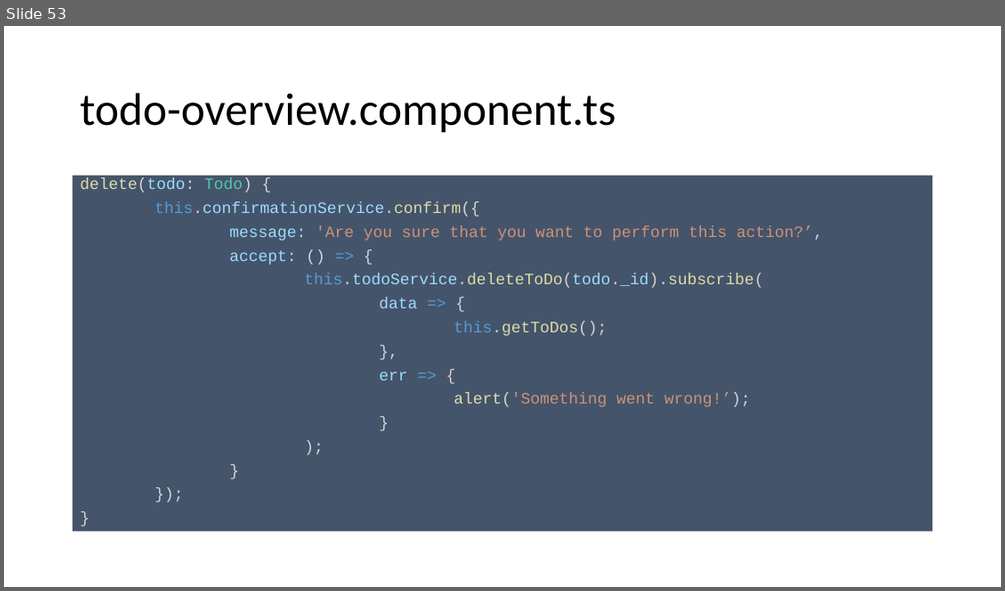
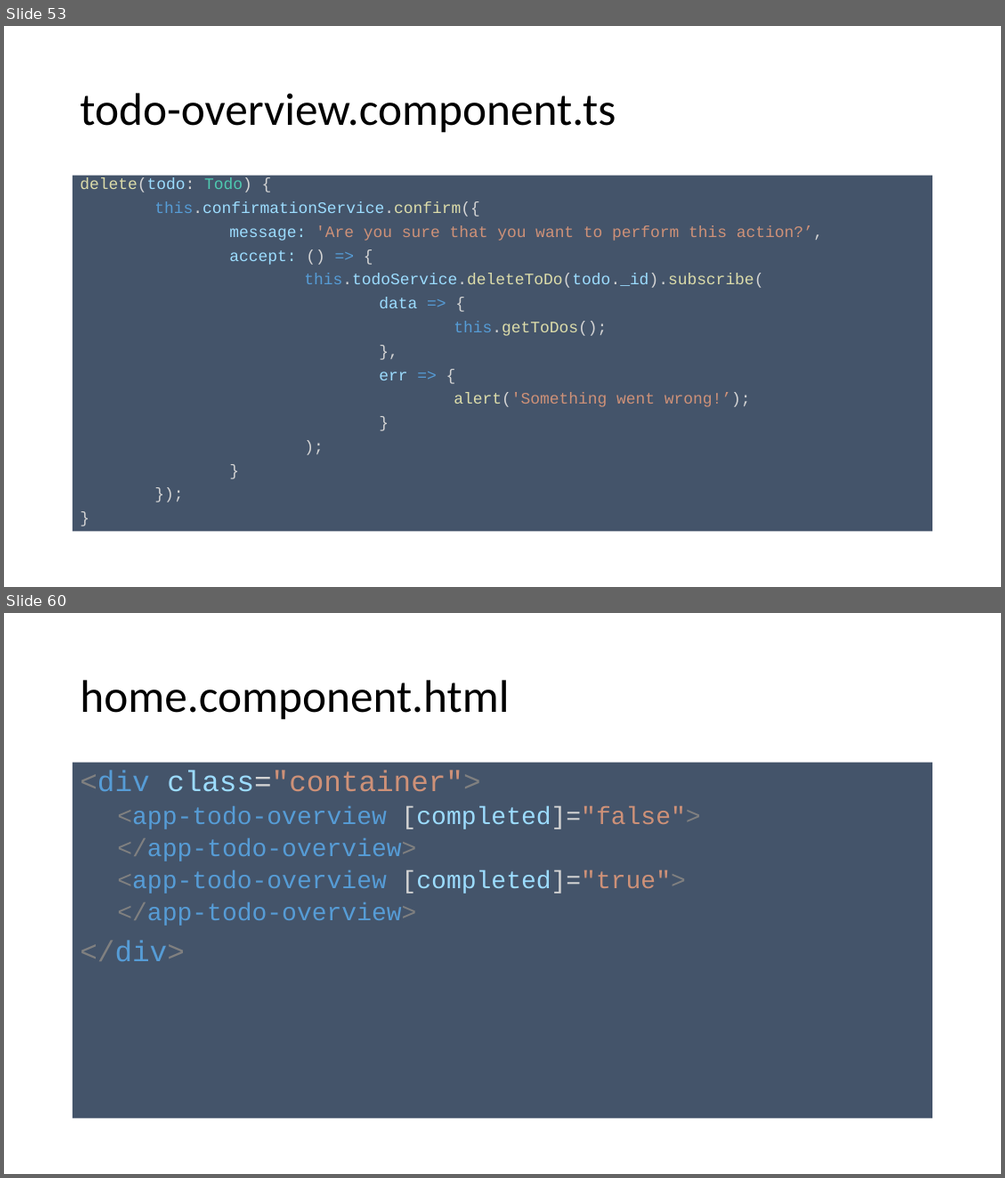
Before and after one commit to spirit-coding/todo-app-aj33349, a slide deck: Angular2.pptx. Shown one above the other, each under a label of ours: slide 53 before the commit, slides 53 and 60 after it; the slides between them are not shown. The pictures are 1005x591 and 1005x1178 pixels, drawn with LibreOffice and Linux fonts; fonts in the diff are those of the drawing. Boxes give left, top, right and bottom in pixels: in the first picture for what was removed or moved away, otherwise in the second. Text is boxed around its words. In the diff, an @@ line names an element or a change of style, - is before the commit and + after.

```diff
--- a/Angular2.pptx
+++ b/Angular2.pptx
@@ slide 60 added at (4, 613, 1001, 1174), background #FFFFFF @@
@@ title added at (80, 680, 509, 720), 44 pt, text #000000 @@
+home.component.html
@@ text added at (73, 763, 933, 1119), fill #44546A, 24 pt, text #569CD6 @@
+<div class="container">
+  <app-todo-overview [completed]="false">
+  </app-todo-overview>
+  <app-todo-overview [completed]="true">
+  </app-todo-overview>
+</div>
```
Also in this commit, not shown: 1 slide changed, 11 other slides added, 8 other files.
